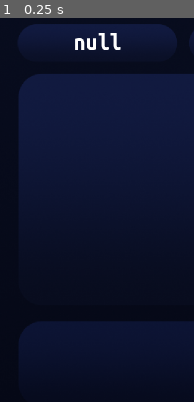
Above: before the commit, frame 1.
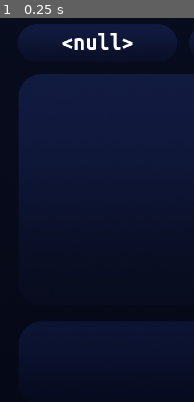
Above: after the commit, the same moment.

Repository: Kono-o/KonOS
Game: Godot game, scene res://scenes/app.tscn
Two runs of this game, one before a commit and one after it. Both use one fixed random seed, a clock stepped at 60 frames per second and the inputs below.
Inputs:
- Up to frame 1 (0.25 s): no input
The pictures show only the part of the screen within x 0-50%, y 0-50%; the shares and areas given below are measured in that part.

The runs differ from the first frame. In frame 1, 0.3% of the frame differs, in the area x 31-69%, y 3-9%.
Error before the commit: Invalid call. Nonexistent function 'loadData' in base 'Nil'. (res://scripts/username.gd:8)
Error after the commit: Invalid type in function 'store_string' in base 'FileAccess'. Cannot convert argument 1 from Nil to String. (res://scripts/username.gd:11)

Commit message:
file io works lfgggg

Diff:
--- a/scenes/app.tscn
+++ b/scenes/app.tscn
@@ -8,7 +8,6 @@
 [ext_resource type="Texture2D" uid="uid://d3biwnygqhhf7" path="res://sprites/on.png" id="4_2xoke"]
 [ext_resource type="Script" path="res://scripts/username.gd" id="4_pfvb5"]
 [ext_resource type="Script" path="res://scripts/date.gd" id="4_t2a4h"]
-[ext_resource type="Resource" path="res://data/data.tres" id="5_3dy8s"]
 
 [sub_resource type="LabelSettings" id="LabelSettings_2sgqu"]
 font = ExtResource("3_k0n6d")
@@ -51,7 +50,6 @@
 label_settings = SubResource("LabelSettings_2sgqu")
 horizontal_alignment = 1
 script = ExtResource("4_pfvb5")
-data = ExtResource("5_3dy8s")
 
 [node name="DateLabel" type="Label" parent="UI"]
 offset_left = 552.0
--- a/scripts/data.gd
+++ /dev/null
@@ -1,13 +0,0 @@
-extends Resource
-#const DATA_PATH = "data/data.tres"
-const DATA_PATH = "usr://data.tres"
-
-@export var name: String
-
-func saveData():
-	ResourceSaver.save(self, DATA_PATH)
-	print("saved!")
-
-func loadData():
-	ResourceLoader.load(DATA_PATH)
-	print("loaded!")
--- a/scripts/enter.gd
+++ b/scripts/enter.gd
@@ -10,21 +10,12 @@
 func keywordEngine():
 	TerminalLine.text = ""
 	keywordArray = command.split(' ',false, 64)
-	#for i in keywordArray.size():
-	#	print(keywordArray[i])
 
 	if keywordArray.size() > 2:
 		if keywordArray[0] == "name":
 			if keywordArray [1] == "set":
 				update_name.emit(keywordArray[2])
 
-
 func _on_button_up():
 	command = TerminalLine.text
 	keywordEngine()
-
-func _ready():
-	pass
-
-func _process(delta):
-	pass
--- a/scripts/username.gd
+++ b/scripts/username.gd
@@ -1,20 +1,35 @@
 extends Label
+
+var username
+const DEF_NAME = "user"
+var filePath = "user://name.dat"
 
 @onready var UsernameLabel = get_node("/root/App/UI/UsernameLabel")
 
-@export var data: Resource
+func writeName(n):
+	var writeNameFile = FileAccess.open(filePath,FileAccess.WRITE)
+	writeNameFile.store_string(n)
+	print_debug(n + " written")
+
+func readName():
+	if FileAccess.file_exists(filePath):
+		var readNameFile = FileAccess.open(filePath,FileAccess.READ)
+		username = readNameFile.get_as_text()
+		if username == "":
+			username = DEF_NAME
+			writeName(DEF_NAME)
+	else:
+		print_debug("username file not found")
+		writeName(DEF_NAME)
+	print_debug(str(username) + " read")
 
 func _ready():
-	data.loadData()
-	usernameSet(data.name)
+	readName()
+	usernameSet(username)
 
-func usernameSet(local_name):
-	data.name = local_name
-	UsernameLabel.text = data.name
+func usernameSet(n):
+	writeName(n)
+	UsernameLabel.text = n
 
 func _on_enter_button_update_name(newName):
 	usernameSet(newName)
-	data.saveData()
-
-func _process(delta):
-	pass
Not shown, added: data/name.dat
Not shown: 1 places in scenes/app.tscn that only renumber resources
Not shown, changed: export/KonOS.pck
